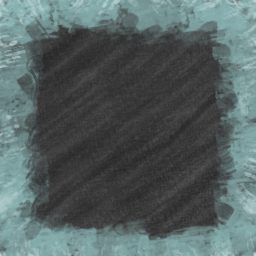
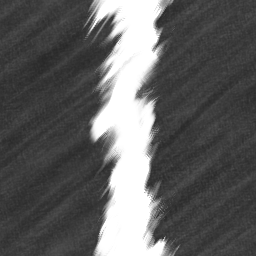
Two versions of the same layered image (256×256). Layer-by-layer changes:
hid "Paint Layer 1", painted on it over [0, 0, 256, 256]
hid group "Full" (2 layers) over [0, 0, 256, 256]
painted on "Full Shine" (13th of 13, in "Group 2" › "Full") over [0, 0, 256, 256]
painted on "Full Border" (13th of 13, in "Group 2" › "Full") over [0, 0, 256, 256]
painted on "Texture" over [0, 0, 256, 256]
painted on "Background" over [0, 0, 256, 256]
painted on "Constraint" over [0, 0, 256, 256]
